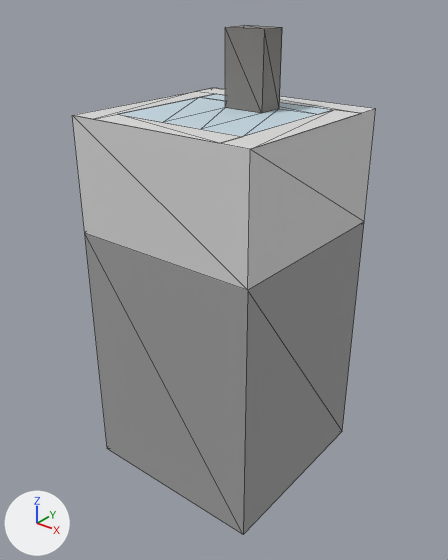
An edit to the glTF model assets/interiores/fregadero_01.glb, drawn before and after from the same camera.
One viewpoint serves both versions: a 50 mm lens placed at (2.32, -2.8, 2.48), pointed at (0.51, -0.54, 1.08). Arrows for +X, +Y and +Z are at lower left; the lights stay in place. The picture after the commit comes second. Mesh edges are drawn as thin lines. Vertices at exactly the same position are counted once.

Names of what the first picture shows: 'fregadero'.
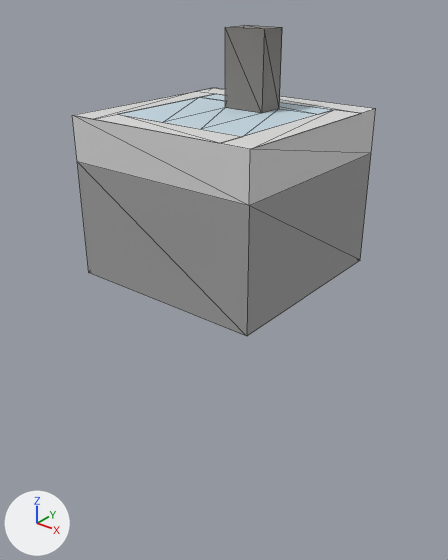
The newer file is also turned or shifted as a whole; pictures and numbers use the older file's frame.

What changed in the scene script:
```text
Change me_fregadero:
    used by ob_fregadero; location = (0.0, 0.0, 0.0)
    before: 0 (1.0, 0.0, 0.0) at pixel (342, 431), 1 (1.0, 0.0, 1.36) at pixel (364, 221), 2 (1.0, -1.0, 1.36) at pixel (247, 290), 3 (1.0, -1.0, 0.0) at pixel (243, 534), 10 (0.0, -1.0, 0.0) at pixel (107, 448)
    before: 11 (0.0, -1.0, 1.36) at pixel (84, 233), 12 (0.0, 0.0, 1.36), 13 (0.0, 0.0, 0.0)
    remove me_fregadero.from_pydata(...)  # 32 vertices, 44 faces; spans x 0.0..1.0, y -1.0..0.0, z 0.0..2.29
    add me_fregadero.from_pydata(...)  # 32 vertices, 44 faces; spans x 0.0..1.0, y -1.0..0.0, z 1.14..2.29
    me_fregadero part 1
    add for i in [1, 2, 11, 12]: me_fregadero.vertices[i].co += Vector((0.0, 0.0, 0.36))
    add for i in [0, 3, 10, 13]: me_fregadero.vertices[i].co += Vector((0.0, 0.0, 1.14))
```

Pixel boxes [x1, y1, x2, y2] of what changed, in the pictures (448 x 560 px; the box of a moved part takes in the faces that stretch with it):
'fregadero', reshaped (39% shorter): before [72, 26, 376, 534]; after [72, 26, 376, 336]
part 1 of me_fregadero, moved or reshaped: before [72, 109, 376, 534]; after [72, 109, 376, 336]
